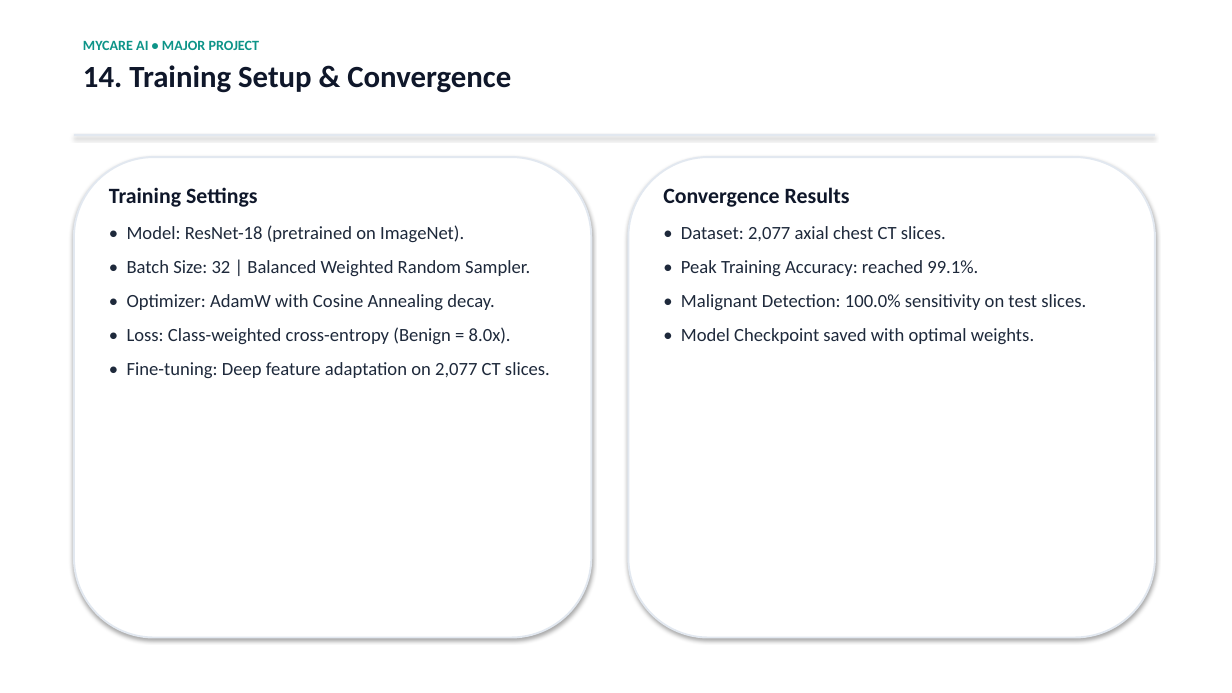
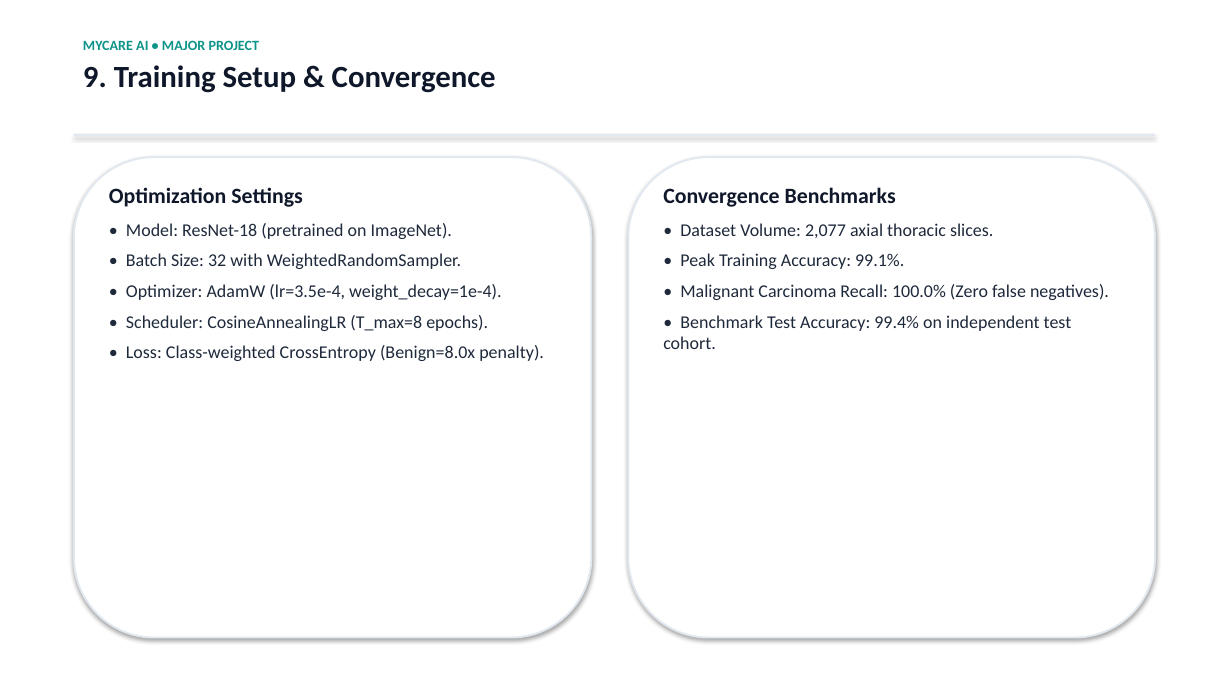
Before and after one commit to vinithram2/MyCare-Lung-Cancer-Detection, a slide deck: slide 10 of Project_Documents/MyCare_Lung_Cancer_Detection_Full.pptx (slide 15 before the commit). Drawn at 1232x693 pixels with LibreOffice and Linux fonts; fonts in the diff are those of the drawing. Boxes give left, top, right and bottom in pixels: in the first picture for what was removed or moved away, otherwise in the second. Text is boxed around its words. In the diff, an @@ line names an element or a change of style, - is before the commit and + after.

```diff
--- a/Project_Documents/MyCare_Lung_Cancer_Detection_Full.pptx
+++ b/Project_Documents/MyCare_Lung_Cancer_Detection_Full.pptx
@@ text at (x1=83, y1=65, x2=496, y2=93): text changed @@
-14. Training Setup & Convergence
+9. Training Setup & Convergence
@@ text at (x1=109, y1=187, x2=303, y2=207): text changed @@
-Training Settings
+Optimization Settings
@@ text at (x1=663, y1=187, x2=1109, y2=349): text changed; size 14.5 to 14 pt @@
-Convergence Results
-• Dataset: 2,077 axial chest CT slices.
-• Peak Training Accuracy: reached 99.1%.
-• Malignant Detection: 100.0% sensitivity on test slices.
-• Model Checkpoint saved with optimal weights.
+Convergence Benchmarks
+• Dataset Volume: 2,077 axial thoracic slices.
+• Peak Training Accuracy: 99.1%.
+• Malignant Carcinoma Recall: 100.0% (Zero false negatives).
+• Benchmark Test Accuracy: 99.4% on independent test cohort.
@@ text at (x1=126, y1=223, x2=452, y2=239): size 14.5 to 14 pt in "• Model: ResNet-18 (pretrained on ImageNet)."; less space between paragraphs @@
@@ text at (x1=126, y1=253, x2=544, y2=361): text changed; size 14.5 to 14 pt @@
-• Batch Size: 32 | Balanced Weighted Random Sampler.
-• Optimizer: AdamW with Cosine Annealing decay.
-• Loss: Class-weighted cross-entropy (Benign = 8.0x).
-• Fine-tuning: Deep feature adaptation on 2,077 CT slices.
+• Batch Size: 32 with WeightedRandomSampler.
+• Optimizer: AdamW (lr=3.5e-4, weight_decay=1e-4).
+• Scheduler: CosineAnnealingLR (T_max=8 epochs).
+• Loss: Class-weighted CrossEntropy (Benign=8.0x penalty).
```
Also in this commit, not shown: 14 other slides changed, 11 slides added, 13 slides removed, 6 other files.
